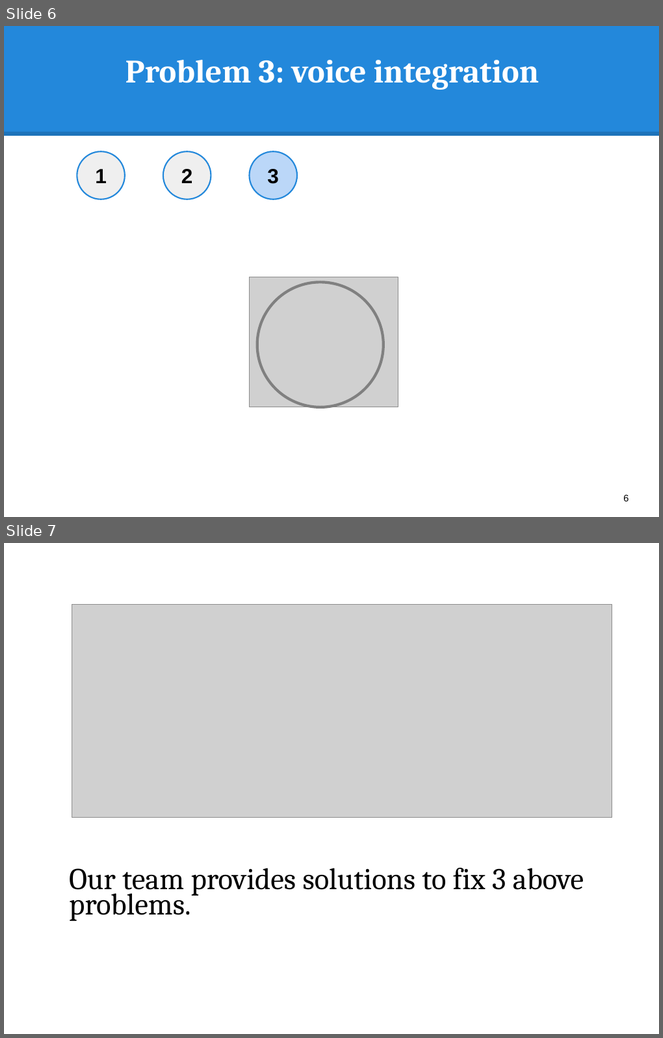
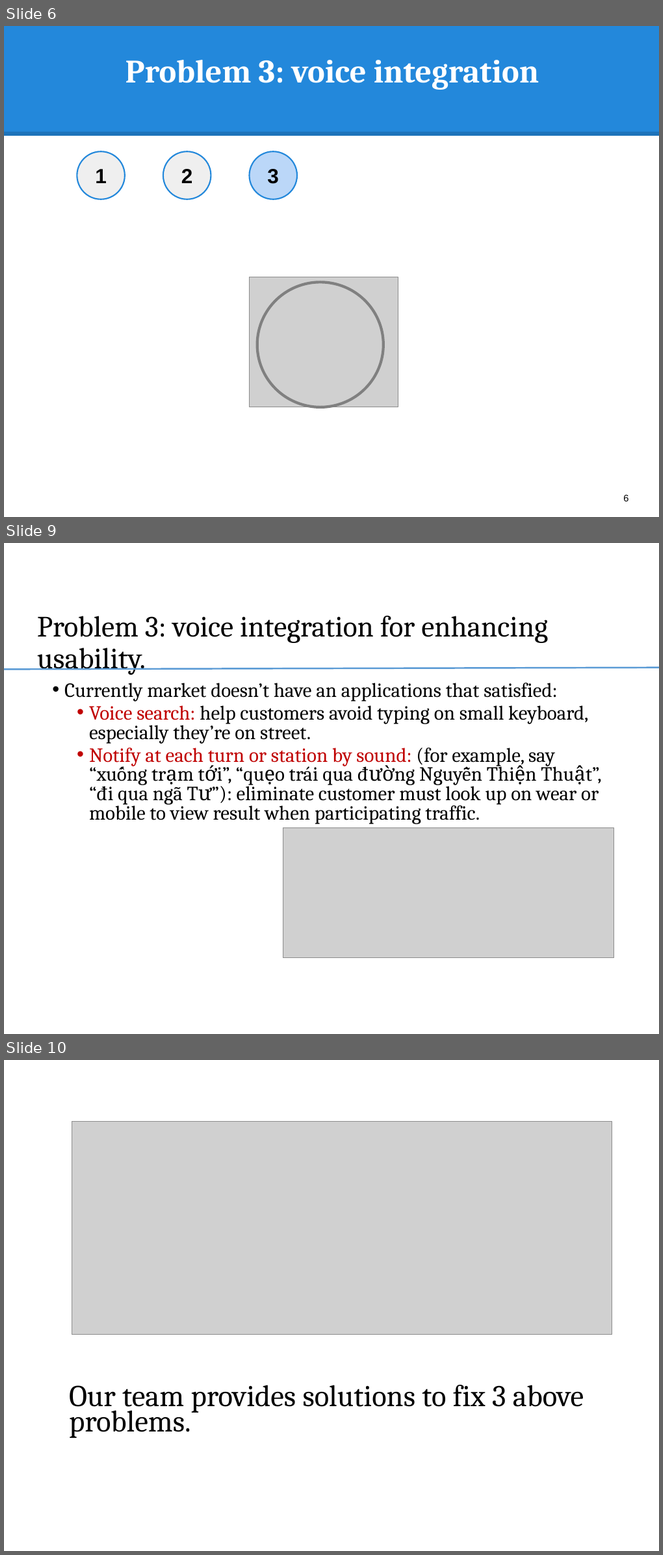
Before and after one commit to hqt/street-router, a slide deck: Document/presentation/full presentation.pptx. Shown one above the other, each under a label of ours: slides 6 and 7 before the commit, slides 6, 9 and 10 after it; the slides between them are not shown. The pictures are 663x1038 and 663x1555 pixels, drawn with LibreOffice and Linux fonts; fonts in the diff are those of the drawing; grey boxes stand for pictures. Boxes give left, top, right and bottom in pixels: in the first picture for what was removed or moved away, otherwise in the second. Text is boxed around its words. In the diff, an @@ line names an element or a change of style, - is before the commit and + after.

```diff
--- a/Document/presentation/full presentation.pptx
+++ b/Document/presentation/full presentation.pptx
@@ slide 9 added at box(4, 543, 659, 1034), background #FFFFFF @@
@@ title added at box(37, 616, 548, 675), 32.4 pt, text #000000 @@
+Problem 3: voice integration for enhancing usability.
@@ line added from (4, 670) to (659, 668), #5B9BD5 1.75 pt @@
@@ text added at box(64, 683, 599, 824), 22.1 pt, text #000000 @@
+• Currently market doesn’t have an applications that satisfied:
+  • Voice search: help customers avoid typing on small keyboard, especially they’re on street.
+  • Notify at each turn or station by sound: (for example, say “xuống trạm tới”, “quẹo trái qua đường Nguyễn Thiện Thuật”, “đi qua ngã Tư”): eliminate customer must look up on wear or mobile to view result when participating traffic.
@@ picture added at box(283, 828, 614, 958) @@
@@ what was slide 7 is now slide 10 @@
```
Also in this commit, not shown: 2 other slides added.
